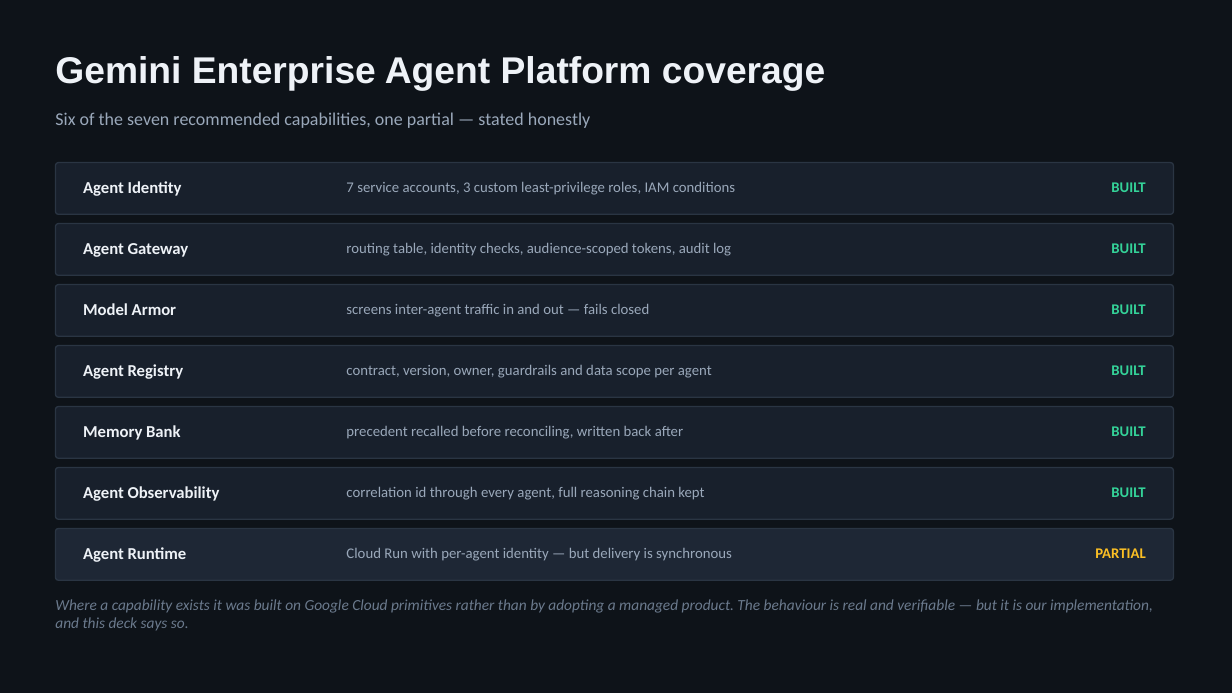
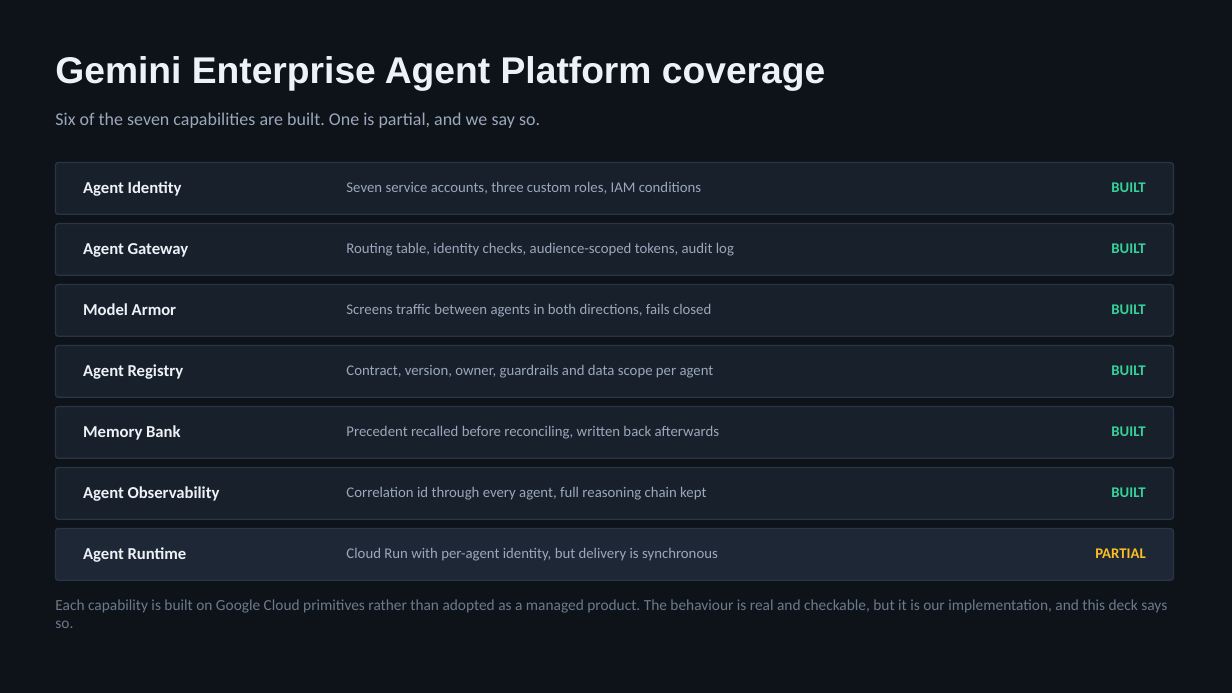
Before and after one commit to PRACHIT27/GridMindAI, a slide deck: slide 12 of docs/GridMind_Submission_Deck.pptx (slide 10 before the commit). Drawn at 1232x693 pixels with LibreOffice and Linux fonts; fonts in the diff are those of the drawing. Boxes give left, top, right and bottom in pixels: in the first picture for what was removed or moved away, otherwise in the second. Text is boxed around its words. In the diff, an @@ line names an element or a change of style, - is before the commit and + after.

```diff
--- a/docs/GridMind_Submission_Deck.pptx
+++ b/docs/GridMind_Submission_Deck.pptx
@@ text at [55,112,540,128]: text changed @@
-Six of the seven recommended capabilities, one partial — stated honestly
+Six of the seven capabilities are built. One is partial, and we say so.
@@ text at [346,182,701,194]: text changed @@
-7 service accounts, 3 custom least-privilege roles, IAM conditions
+Seven service accounts, three custom roles, IAM conditions
@@ text at [346,243,734,256]: text changed @@
-routing table, identity checks, audience-scoped tokens, audit log
+Routing table, identity checks, audience-scoped tokens, audit log
@@ text at [346,304,711,317]: text changed @@
-screens inter-agent traffic in and out — fails closed
+Screens traffic between agents in both directions, fails closed
@@ text at [346,365,714,378]: text changed @@
-contract, version, owner, guardrails and data scope per agent
+Contract, version, owner, guardrails and data scope per agent
@@ text at [346,426,719,439]: text changed @@
-precedent recalled before reconciling, written back after
+Precedent recalled before reconciling, written back afterwards
@@ text at [346,487,706,500]: text changed @@
-correlation id through every agent, full reasoning chain kept
+Correlation id through every agent, full reasoning chain kept
@@ text at [346,548,718,561]: text changed @@
-Cloud Run with per-agent identity — but delivery is synchronous
+Cloud Run with per-agent identity, but delivery is synchronous
@@ text at [55,599,1167,628]: text changed; italic off @@
-Where a capability exists it was built on Google Cloud primitives rather than by adopting a managed product. The behaviour is real and verifiable — but it is our implementation, and this deck says so.
+Each capability is built on Google Cloud primitives rather than adopted as a managed product. The behaviour is real and checkable, but it is our implementation, and this deck says so.
```
Also in this commit, not shown: 10 other slides changed, 3 slides added, 1 slide removed.
